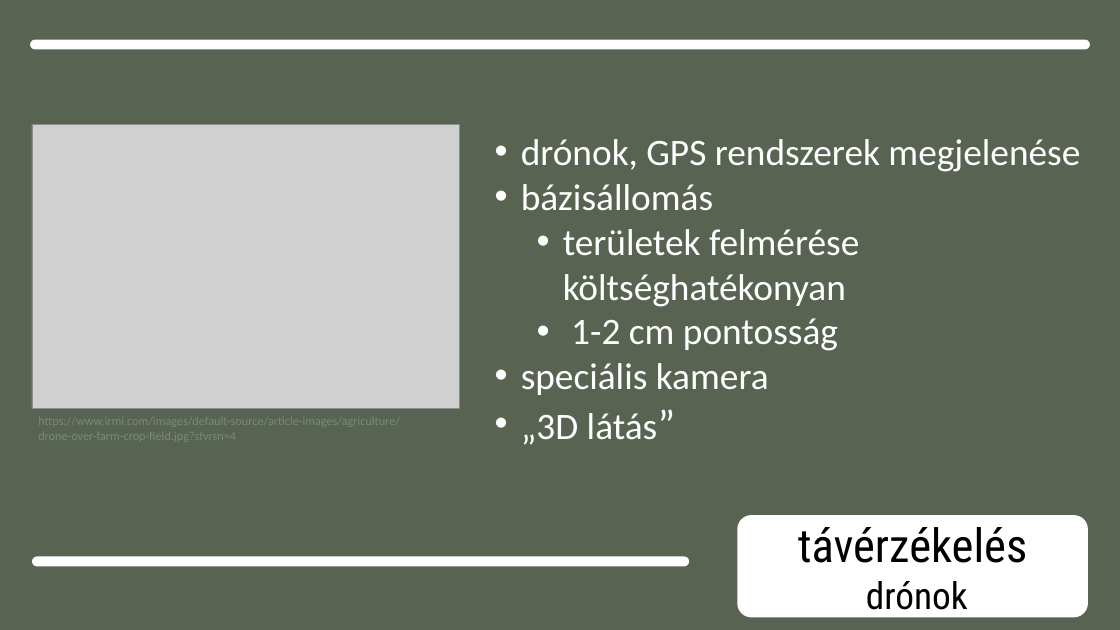
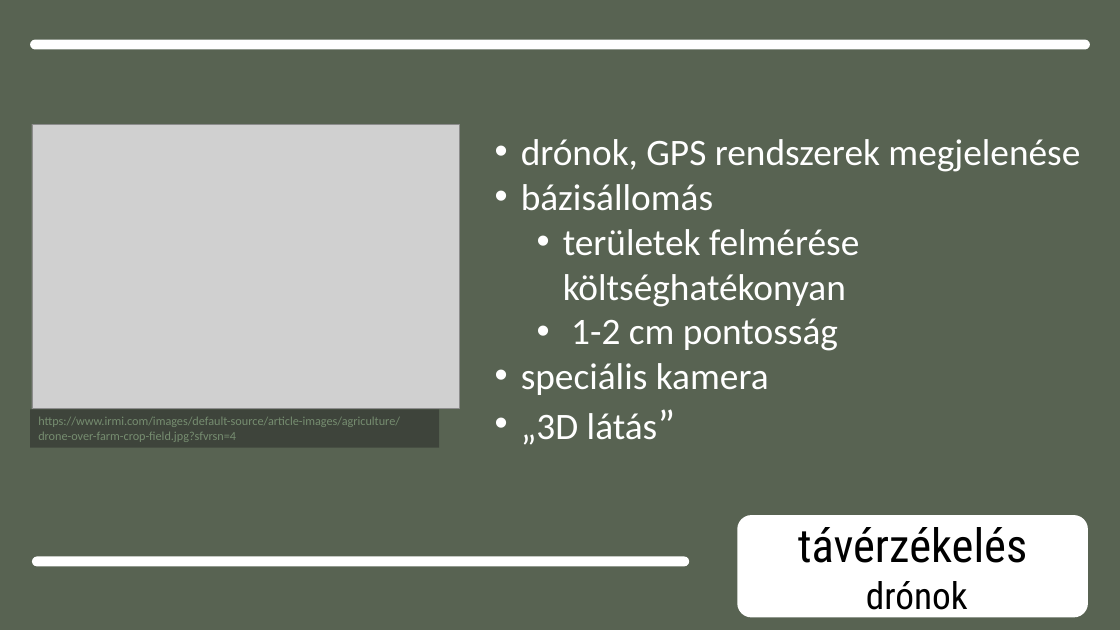
Before and after one commit to dzsofri/paprika, a slide deck: slide 9 of informatikaamezogazdasagban.pptx. Drawn at 1120x630 pixels with LibreOffice and Linux fonts; fonts in the diff are those of the drawing; grey boxes stand for pictures. Boxes give left, top, right and bottom in pixels: in the first picture for what was removed or moved away, otherwise in the second. Text is boxed around its words. In the diff, an @@ line names an element or a change of style, - is before the commit and + after.

```diff
--- a/informatikaamezogazdasagban.pptx
+++ b/informatikaamezogazdasagban.pptx
@@ rectangle "https://www.irmi.com/images/default-source/article-images/ag ...": place and size @@
-rectangle "https://www.irmi.com/images/default-source/article-images/ag ..." at [38, 423, 400, 440]
+rectangle "https://www.irmi.com/images/default-source/article-images/ag ..." at [30, 409, 439, 447]
@@ rectangle "https://www.irmi.com/images/default-source/article-images/ag ..." at [30, 409, 439, 447]: fill none to #262626 at 50% opacity @@
```
Also in this commit, not shown: 6 other slides changed.
